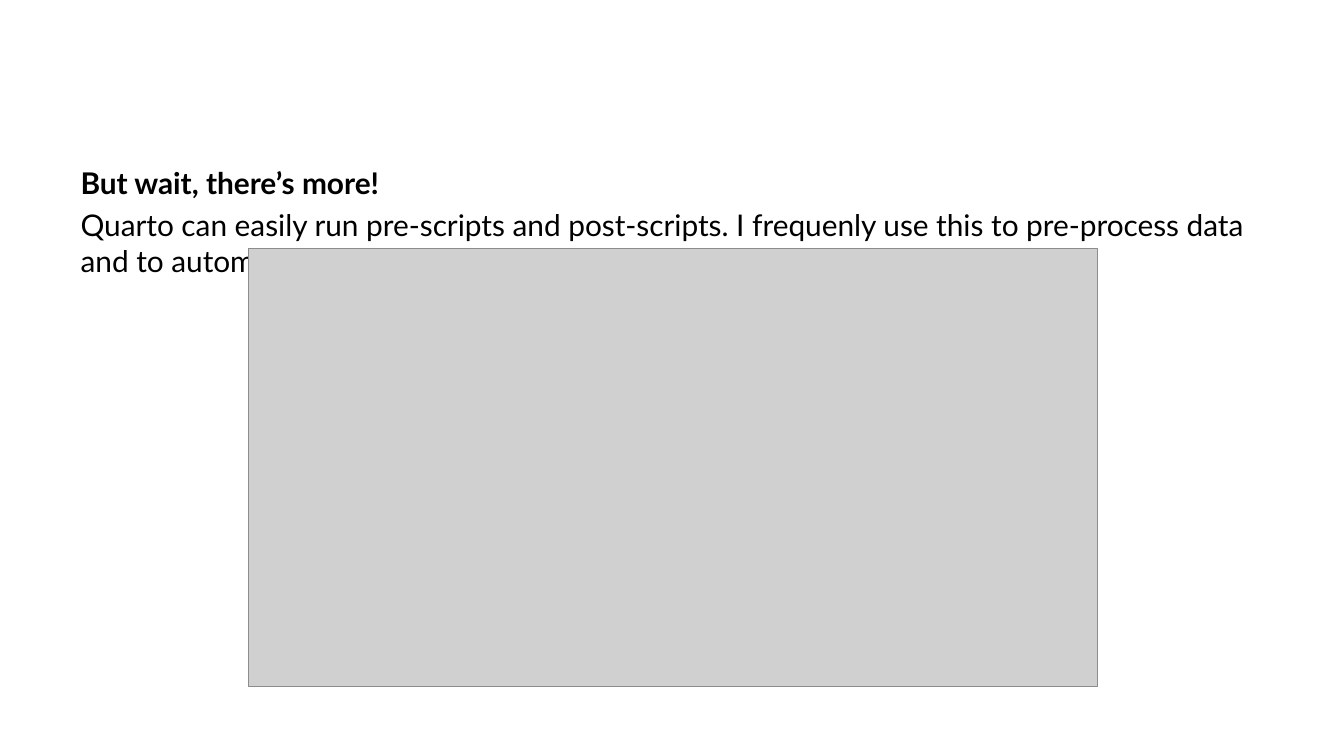
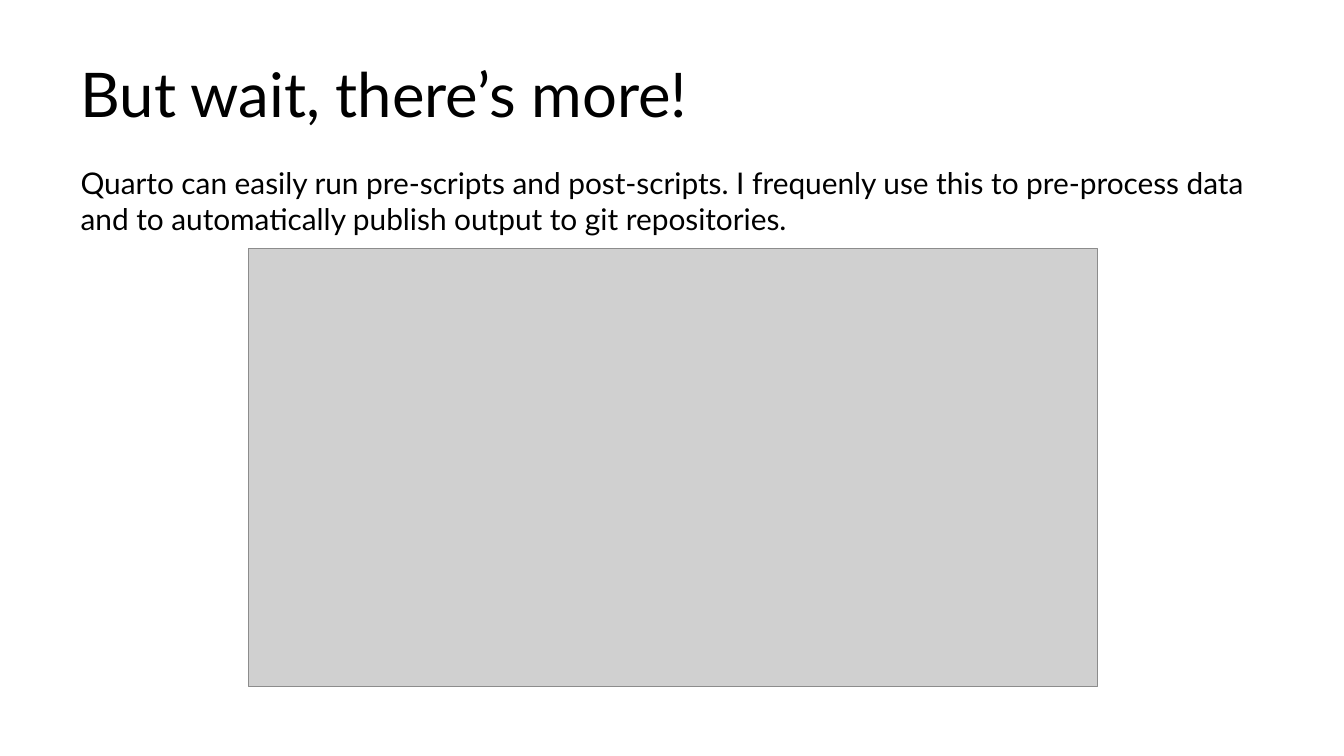
Before and after one commit to lucas-a-meyer/using-quarto, a slide deck: slide 8 of docs/presentation.pptx. Drawn at 1344x756 pixels with LibreOffice and Linux fonts; fonts in the diff are those of the drawing; grey boxes stand for pictures. Boxes give left, top, right and bottom in pixels: in the first picture for what was removed or moved away, otherwise in the second. Text is boxed around its words. In the diff, an @@ line names an element or a change of style, - is before the commit and + after.

```diff
--- a/docs/presentation.pptx
+++ b/docs/presentation.pptx
@@ title added at box(81, 70, 688, 125), 33 pt, text #000000 @@
+But wait, there’s more!
@@ text at box(81, 171, 379, 198): paragraph removed @@
-But wait, there’s more!
```
Also in this commit, not shown: 18 other slides changed, 8 slides added, 11 slides removed, 43 other files.
